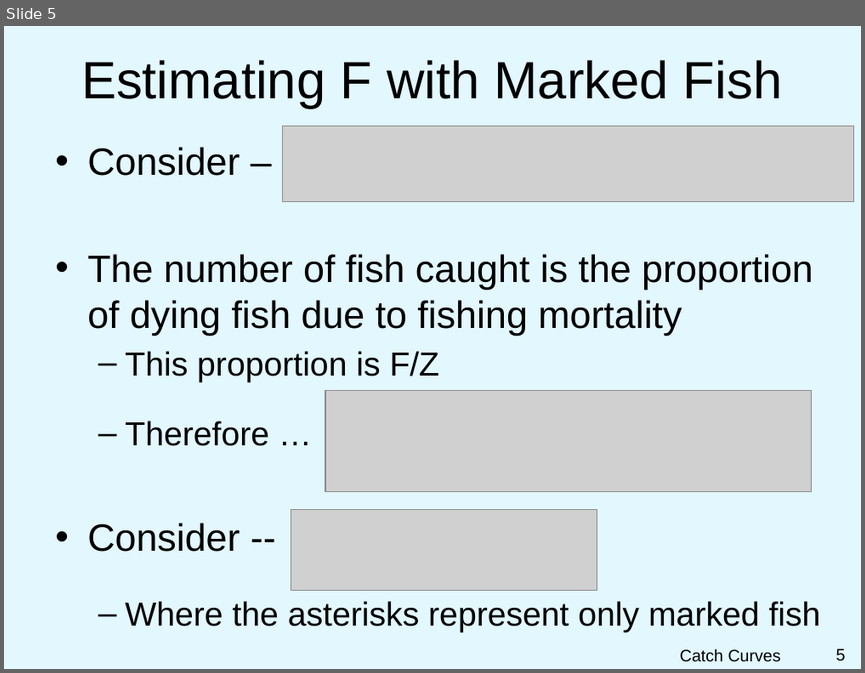
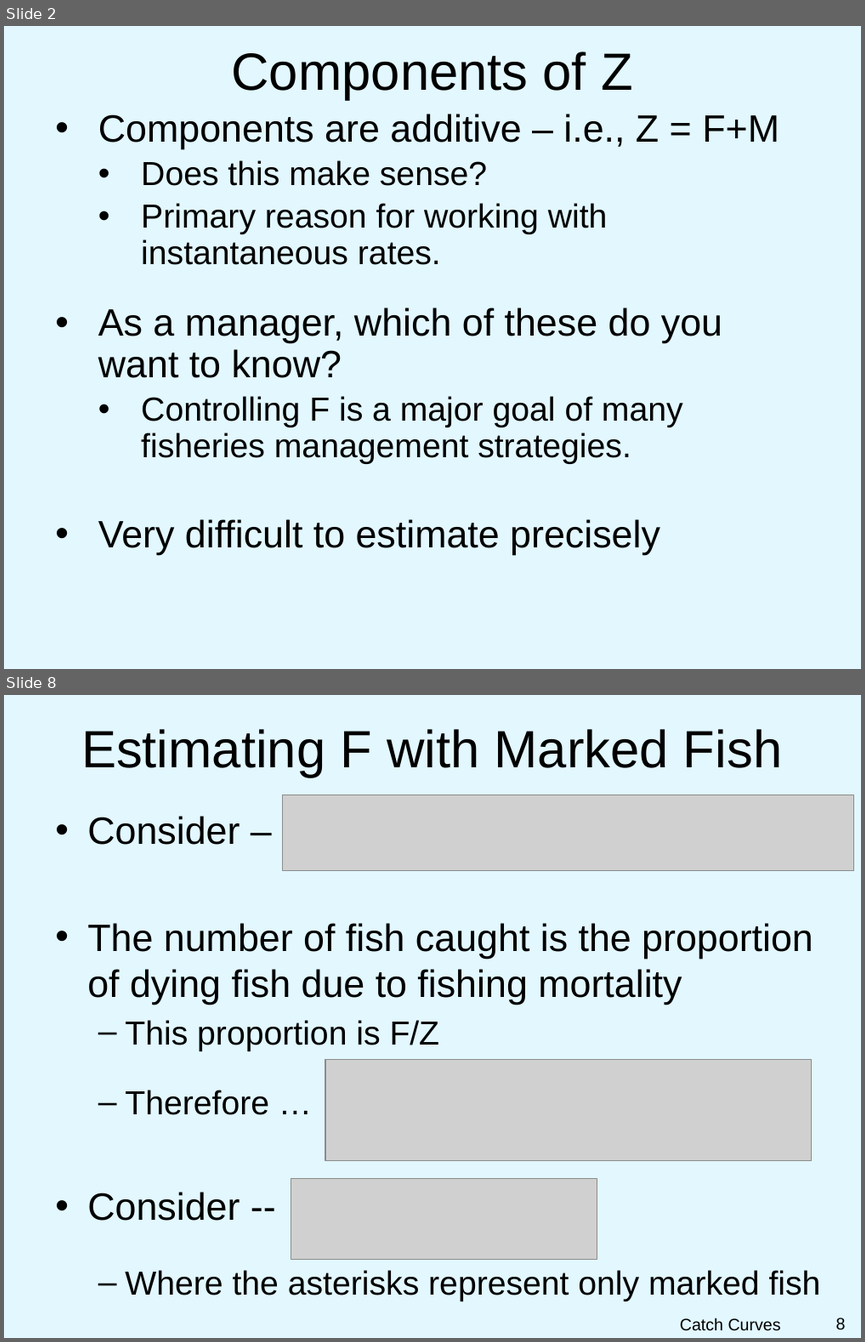
Before and after one commit to droglenc/NCNRS349, a slide deck: modules/Mortality/PPT_Components.pptx. Shown one above the other, each under a label of ours: slide 5 before the commit, slides 2 and 8 after it; the slides between them are not shown. The pictures are 865x673 and 865x1342 pixels, drawn with LibreOffice and Linux fonts; fonts in the diff are those of the drawing; grey boxes stand for pictures; background and template pictures are left out. Boxes give left, top, right and bottom in pixels: in the first picture for what was removed or moved away, otherwise in the second. Text is boxed around its words. In the diff, an @@ line names an element or a change of style, - is before the commit and + after.

```diff
--- a/modules/Mortality/PPT_Components.pptx
+++ b/modules/Mortality/PPT_Components.pptx
@@ slide 2 added at (4,26,861,669), background picture (left out) @@
@@ title added at (232,52,633,99), 44 pt, text #000000 @@
+Components of Z
@@ text added at (98,114,779,555), 28 pt, text #000000 @@
+• Components are additive – i.e., Z = F+M
+  • Does this make sense?
+  • Primary reason for working with instantaneous rates.
+• As a manager, which of these do you want to know?
+  • Controlling F is a major goal of many fisheries management strategies.
+• Very difficult to estimate precisely
@@ what was slide 5 is now slide 8 @@
@@ page number at (836,1317,846,1330): text changed @@
-5
+8
```
Also in this commit, not shown: 4 slides changed, 2 other slides added, 1 other file.
